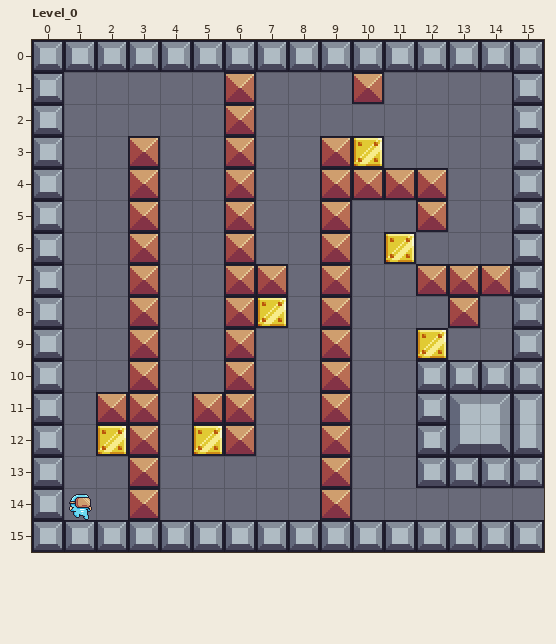
Two versions of a level (LDtk project, assets/test.ldtk). The first picture shows the starting point.
Cells are 16x16 px. Shown: Level_0 x 0..15, y 0..15.
Once edited:
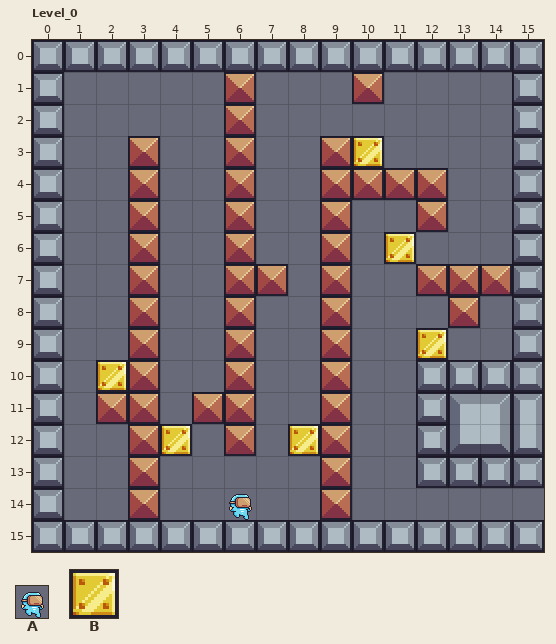
Key: from "Idle_32x32_": A 0; from "Terrain_16x16_": B 215.
Objects are placed by their top-left corner, in cells (3,4 is the top-left corner of cell 3,4); size is 1x1 cell unless given.
From the commit log: Print collision between player and pots
What changed:
Layer "Entities":
changed: B "Pot" at 7,7 size 1x2 -> B "Pot" at 8,11 size 1x2
changed: A "Player" at 1,14 -> A "Player" at 6,14
changed: B "Pot" at 5,11 size 1x2 -> B "Pot" at 4,11 size 1x2
changed: B "Pot" at 2,11 size 1x2 -> B "Pot" at 2,9 size 1x2
Boxes around the changes in both pictures, in picture pixels (x1, y1, x2, y2):
old place: (256, 296, 288, 328)
changed: (96, 360, 128, 456)
changed: (160, 424, 224, 456)
new place: (288, 424, 320, 456)
old place: (69, 494, 92, 520)
new place: (229, 494, 252, 520)
